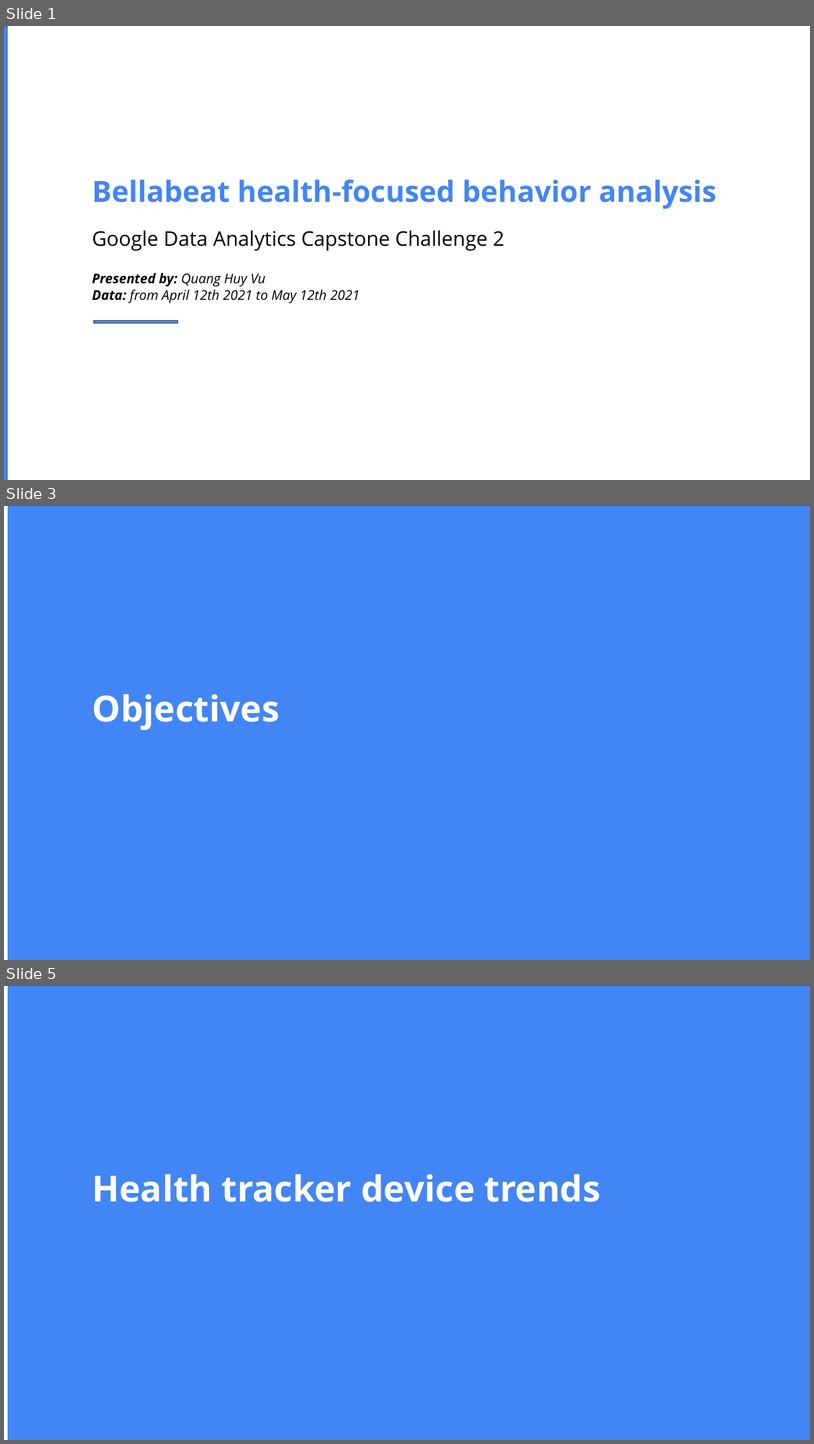
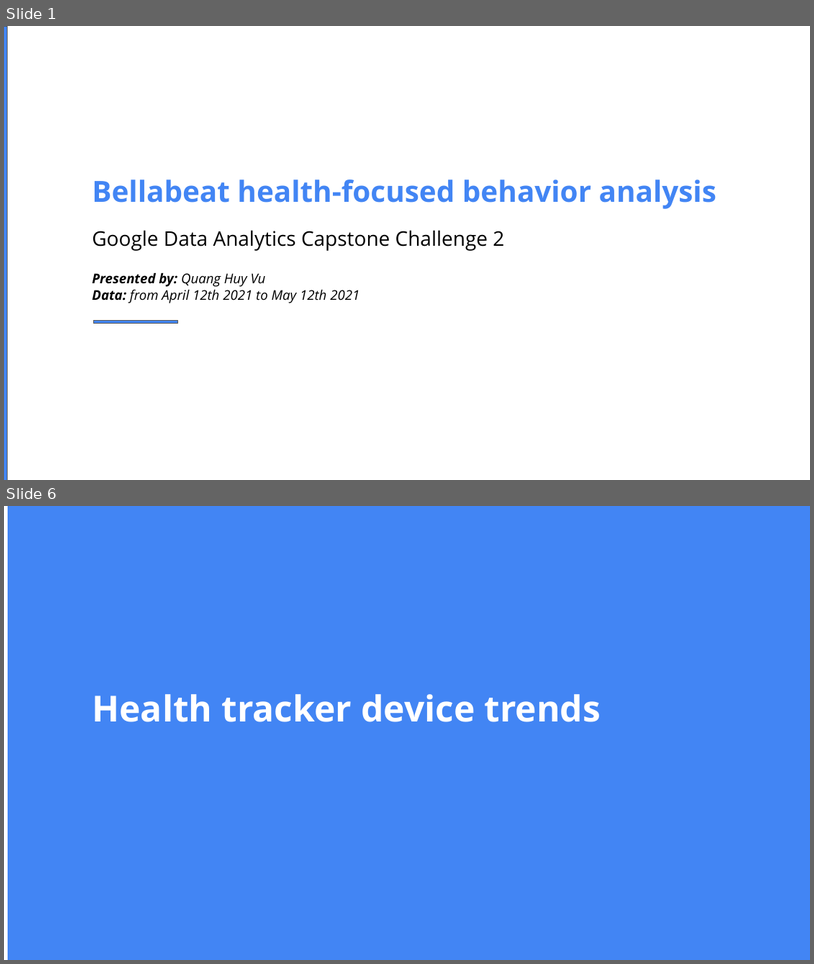
Before and after one commit to huyvuintech/gda-capstone-projects, a slide deck: Challenge2_GDACapstoneProject_Bellabeat_202209.pptx. Shown one above the other, each under a label of ours: slides 1, 3 and 5 before the commit, slides 1 and 6 after it; the slides between them are not shown. The pictures are 814x1444 and 814x964 pixels, drawn with LibreOffice and Linux fonts; fonts in the diff are those of the drawing. Boxes give left, top, right and bottom in pixels: in the first picture for what was removed or moved away, otherwise in the second. Text is boxed around its words. In the diff, an @@ line names an element or a change of style, - is before the commit and + after.

```diff
--- a/Challenge2_GDACapstoneProject_Bellabeat_202209.pptx
+++ b/Challenge2_GDACapstoneProject_Bellabeat_202209.pptx
@@ slide 3 removed at [4,506,810,960], background #FFFFFF @@
@@ rectangle removed at [8,506,810,960] @@
@@ rectangle removed at [11,546,810,548] @@
@@ text removed at [92,694,280,730] @@
-Objectives
@@ what was slide 5 is now slide 6 @@
```
Also in this commit, not shown: 3 slides changed, 3 slides added, 1 other slide removed.
